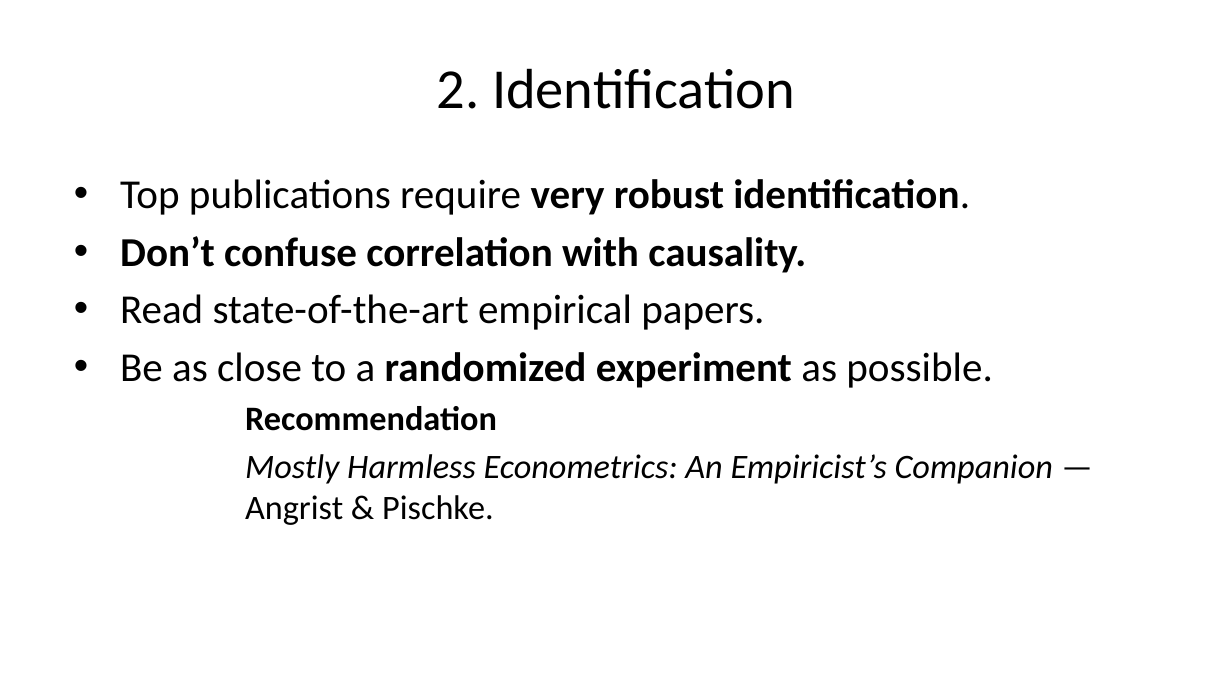
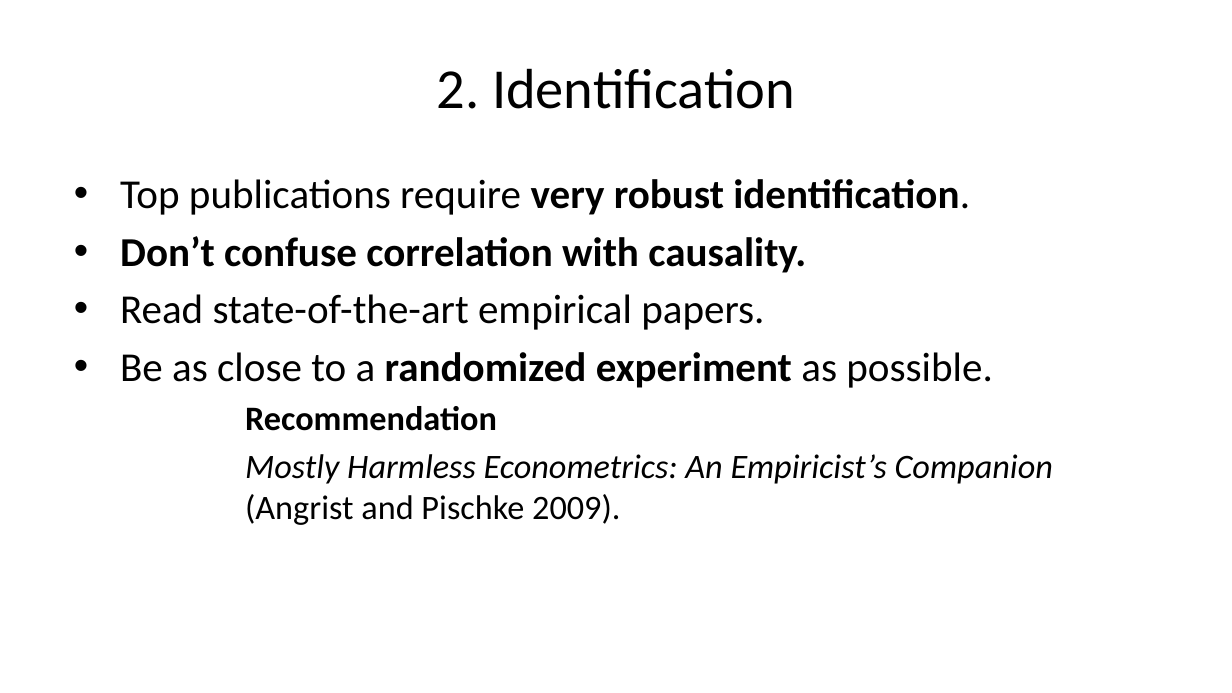
Before and after one commit to papa-puma/smaf, a slide deck: slide 8 of courses/research-in-finance/lectures/lecture-04-academic-publishing/slides.pptx. Drawn at 1232x693 pixels with LibreOffice and Linux fonts; fonts in the diff are those of the drawing. Boxes give left, top, right and bottom in pixels: in the first picture for what was removed or moved away, otherwise in the second. Text is boxed around its words. In the diff, an @@ line names an element or a change of style, - is before the commit and + after.

```diff
--- a/courses/research-in-finance/lectures/lecture-04-academic-publishing/slides.pptx
+++ b/courses/research-in-finance/lectures/lecture-04-academic-publishing/slides.pptx
@@ text at [245,454,1053,525]: text changed @@
-Mostly Harmless Econometrics: An Empiricist’s Companion — Angrist & Pischke.
+Mostly Harmless Econometrics: An Empiricist’s Companion (Angrist and Pischke 2009).
```
Also in this commit, not shown: 1 other slide changed, 1 slide added, 27 other files.
